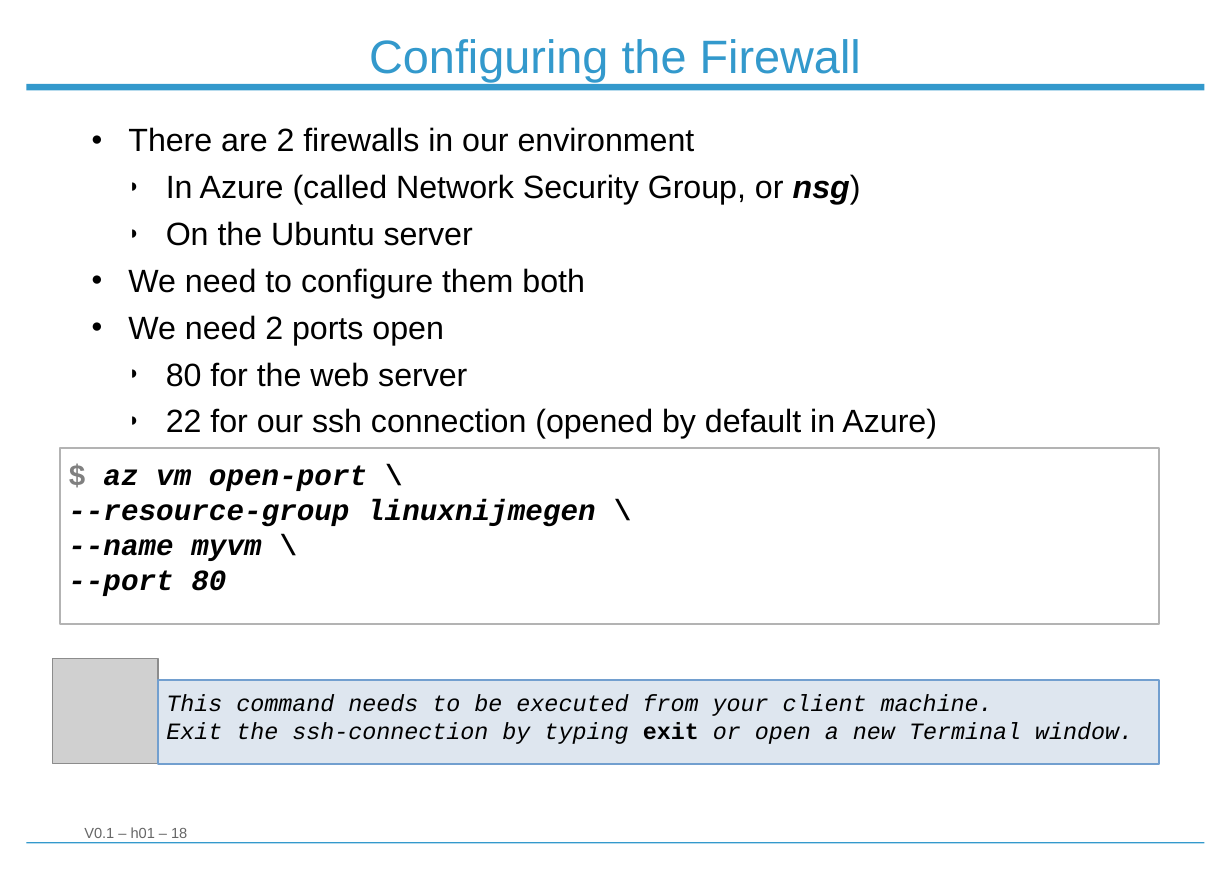
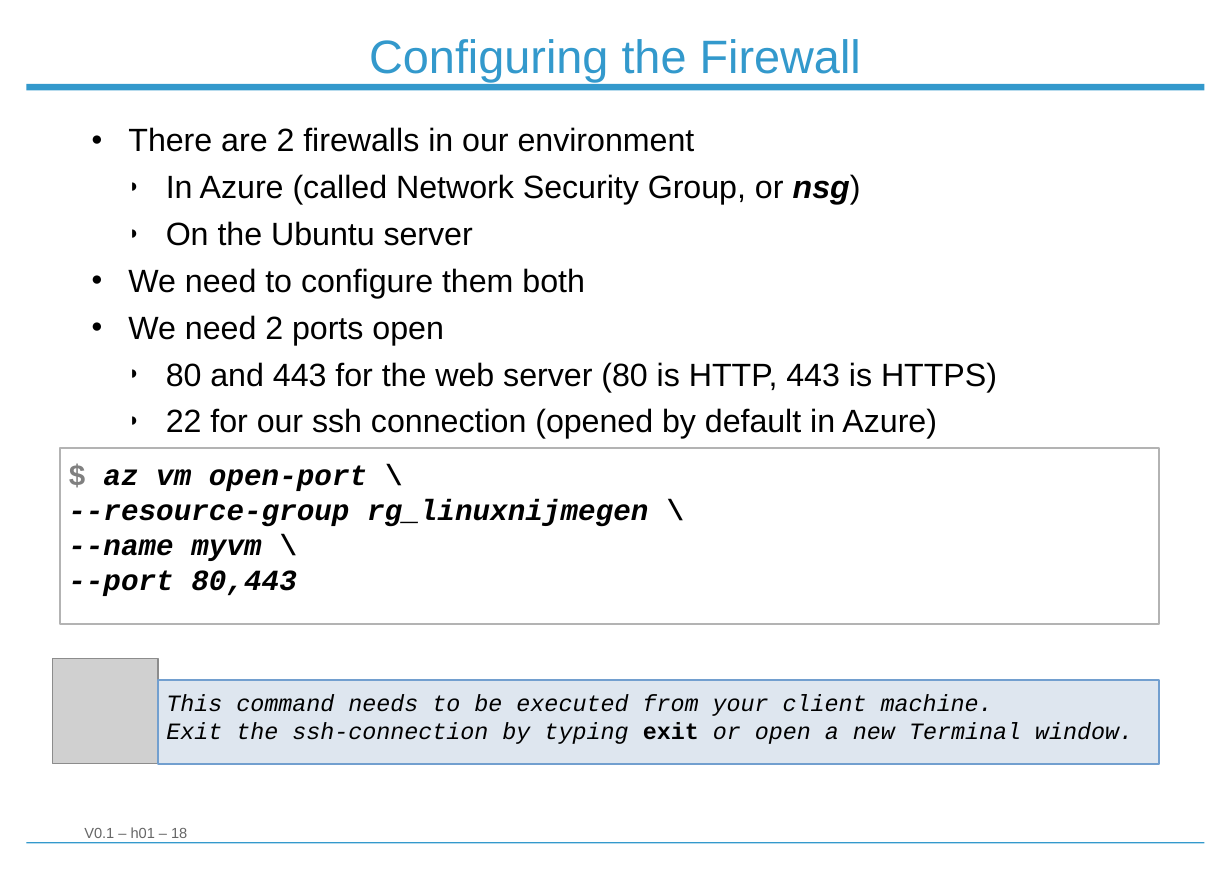
Before and after one commit to Strobodov/workshop_linux_server, a slide deck: slide 18 of Workshop_Linux_Server_101.odp. Drawn at 1232x871 pixels with LibreOffice and Linux fonts; fonts in the diff are those of the drawing; grey boxes stand for pictures; background and template pictures are left out. Boxes give left, top, right and bottom in pixels: in the first picture for what was removed or moved away, otherwise in the second. Text is boxed around its words. In the diff, an @@ line names an element or a change of style, - is before the commit and + after.

```diff
--- a/Workshop_Linux_Server_101.odp
+++ b/Workshop_Linux_Server_101.odp
@@ text at box(166, 362, 997, 392): text changed @@
-  ◗ 80 for the web server
+  ◗ 80 and 443 for the web server (80 is HTTP, 443 is HTTPS)
@@ text in rectangle at box(68, 499, 648, 527): text changed @@
---resource-group linuxnijmegen \
+--resource-group rg_linuxnijmegen \
@@ text in rectangle at box(68, 570, 296, 596): text changed @@
---port 80
+--port 80,443
```
Also in this commit, not shown: 11 other slides changed, 8 slides added, 1 slide removed, 6 other files.
